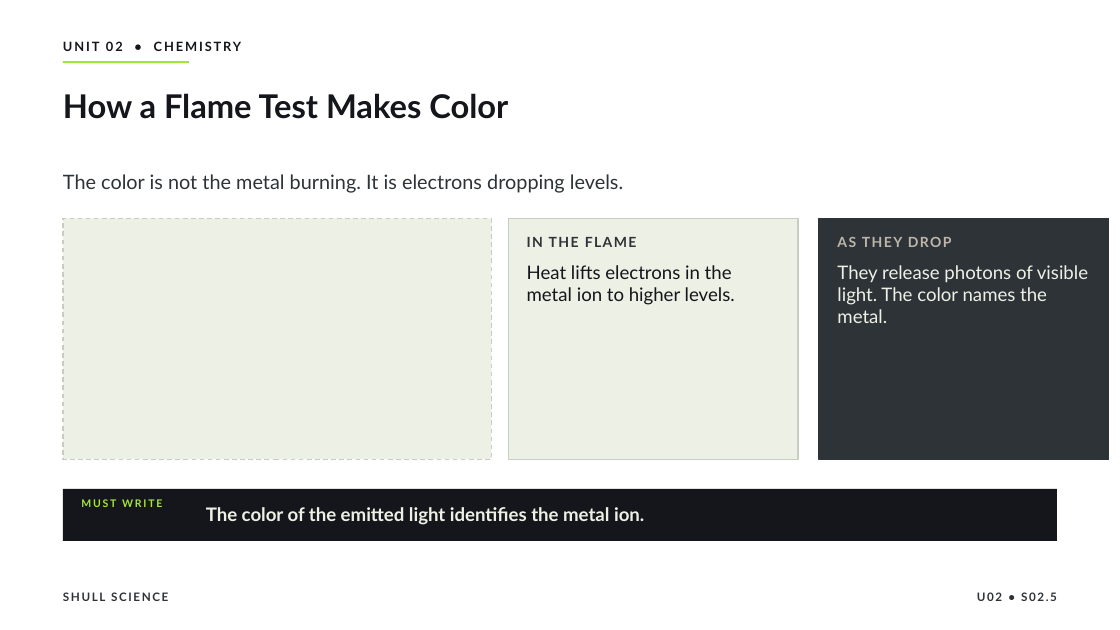
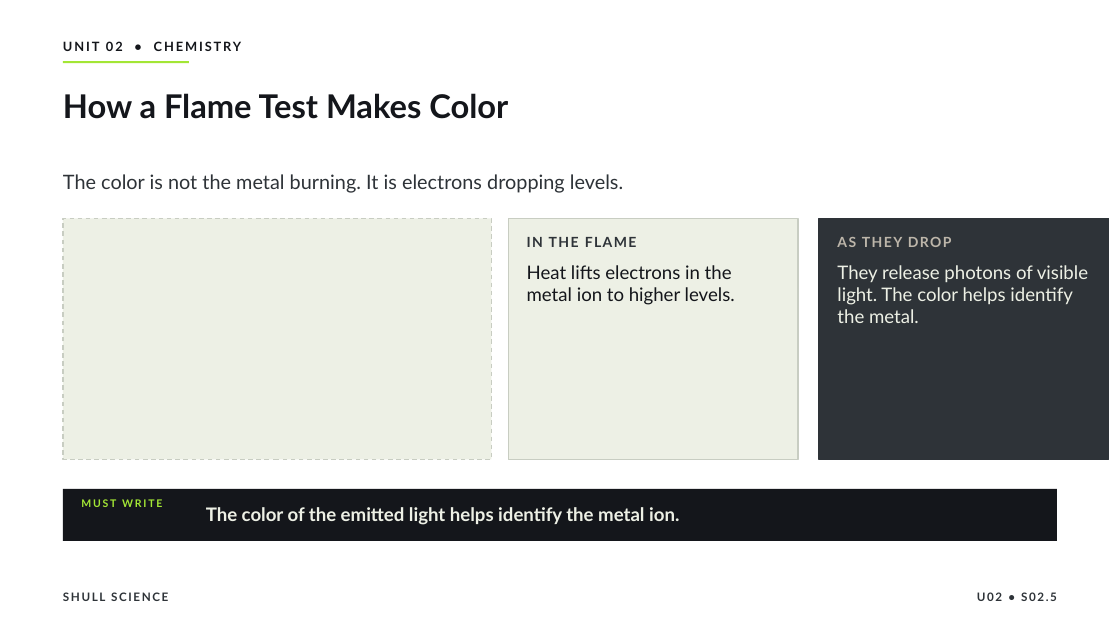
Before and after one commit to Hayabusa015/WorkWork, a slide deck: slide 16 of deliverables/chem-u02/SHULL_CHEM_Slides_U02_S02.5.pptx. Drawn at 1120x630 pixels with LibreOffice and Linux fonts; fonts in the diff are those of the drawing. Boxes give left, top, right and bottom in pixels: in the first picture for what was removed or moved away, otherwise in the second. Text is boxed around its words. In the diff, an @@ line names an element or a change of style, - is before the commit and + after.

```diff
--- a/deliverables/chem-u02/SHULL_CHEM_Slides_U02_S02.5.pptx
+++ b/deliverables/chem-u02/SHULL_CHEM_Slides_U02_S02.5.pptx
@@ text at [837, 265, 1088, 323]: text changed @@
-They release photons of visible light. The color names the metal.
+They release photons of visible light. The color helps identify the metal.
@@ text at [206, 507, 679, 525]: text changed @@
-The color of the emitted light identifies the metal ion.
+The color of the emitted light helps identify the metal ion.
```
Also in this commit, not shown: 11 other slides changed, 12 other files.
